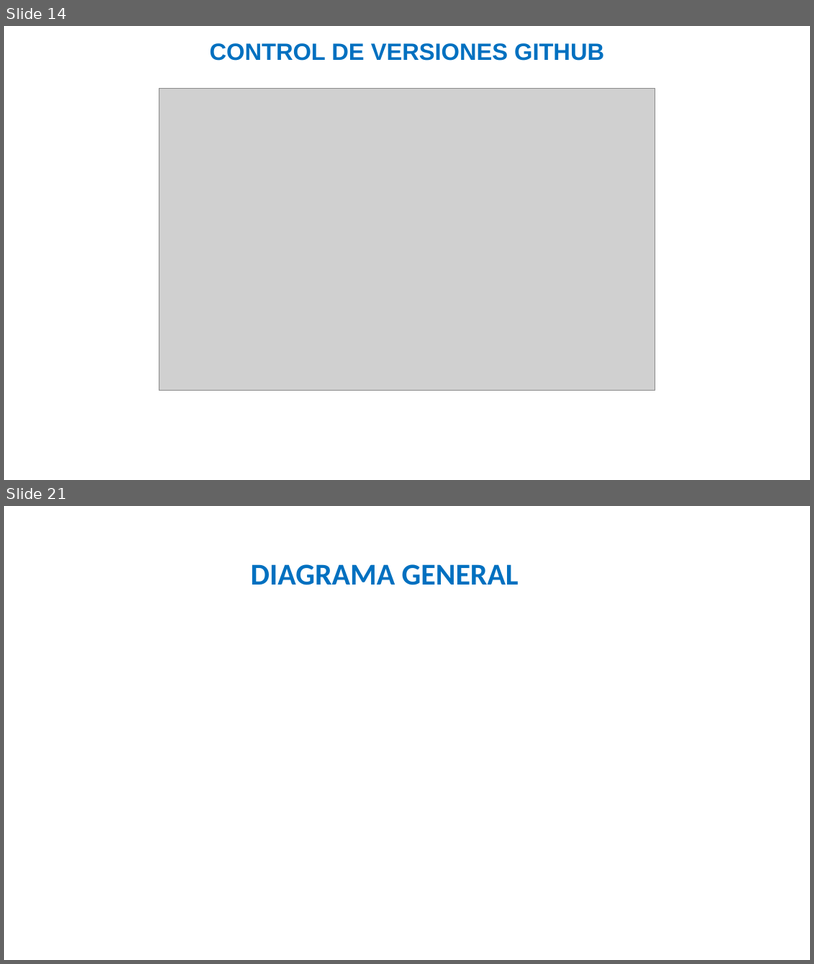
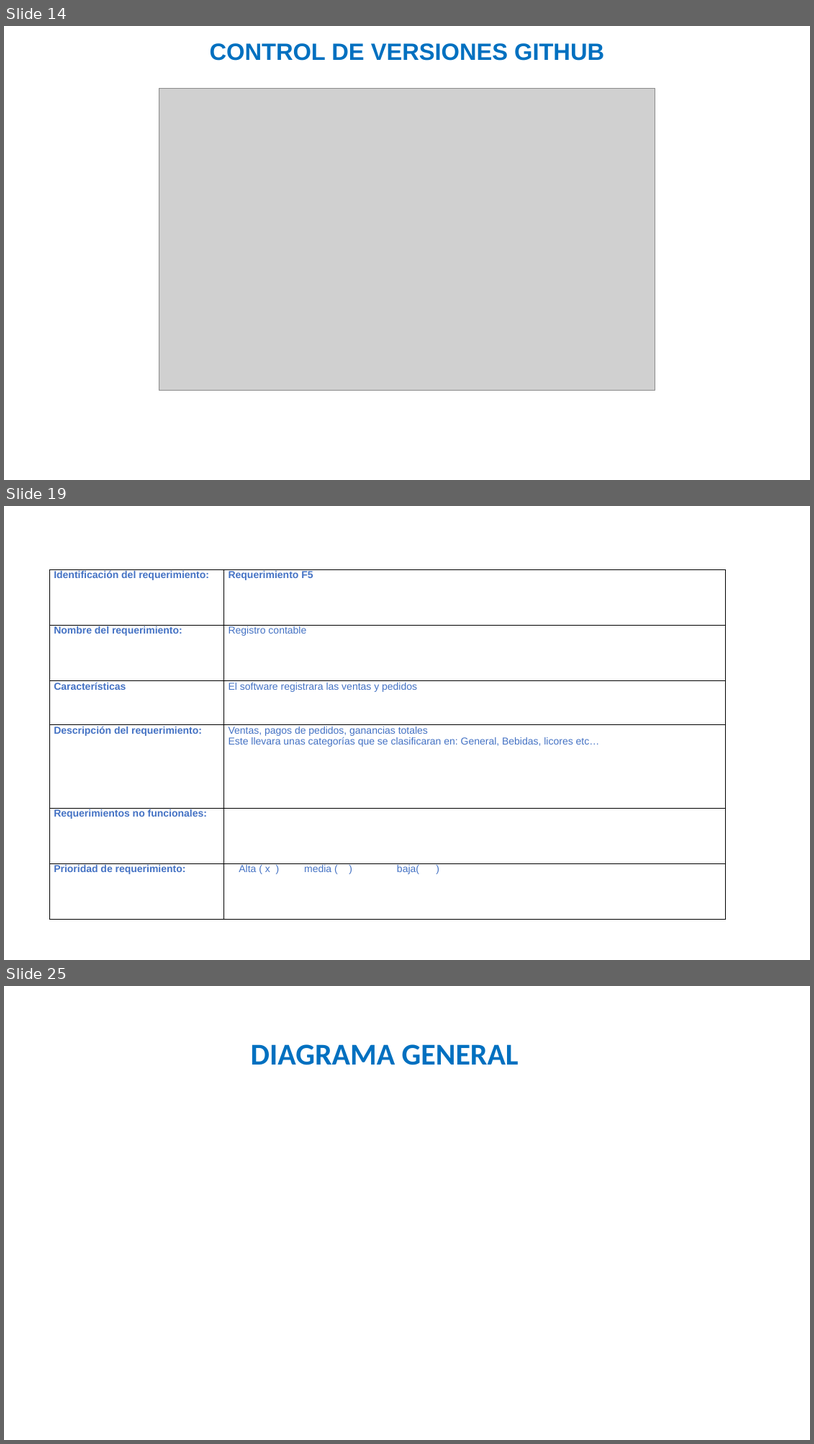
Before and after one commit to julianforero19/PROYECTO_QAM, a slide deck: PLANTILLA_PRESENTACION_AVANCES_PROYECTO_.pptx. Shown one above the other, each under a label of ours: slides 14 and 21 before the commit, slides 14, 19 and 25 after it; the slides between them are not shown. The pictures are 814x964 and 814x1444 pixels, drawn with LibreOffice and Linux fonts; fonts in the diff are those of the drawing; grey boxes stand for pictures; background and template pictures are left out. Boxes give left, top, right and bottom in pixels: in the first picture for what was removed or moved away, otherwise in the second. Text is boxed around its words. In the diff, an @@ line names an element or a change of style, - is before the commit and + after.

```diff
--- a/PLANTILLA_PRESENTACION_AVANCES_PROYECTO_.pptx
+++ b/PLANTILLA_PRESENTACION_AVANCES_PROYECTO_.pptx
@@ slide 19 added at (4, 506, 810, 960), background picture (left out) @@
@@ table added at (49, 569, 726, 919), 6 rows, 2 columns @@
+Identificación del requerimiento: | Requerimiento F5
+Nombre del requerimiento: | Registro contable
+Características | El software registrara las ventas y pedidos
+Descripción del requerimiento: | Ventas, pagos de pedidos, ganancias totales / Este llevara unas categorías que se clasificaran en: General, Bebidas, licores etc…
+Requerimientos no funcionales: | 
+Prioridad de requerimiento: | Alta ( x ) media ( ) baja( )
@@ what was slide 21 is now slide 25 @@
```
Also in this commit, not shown: 2 slides changed, 7 other slides added, 4 slides removed, 1 other file.
